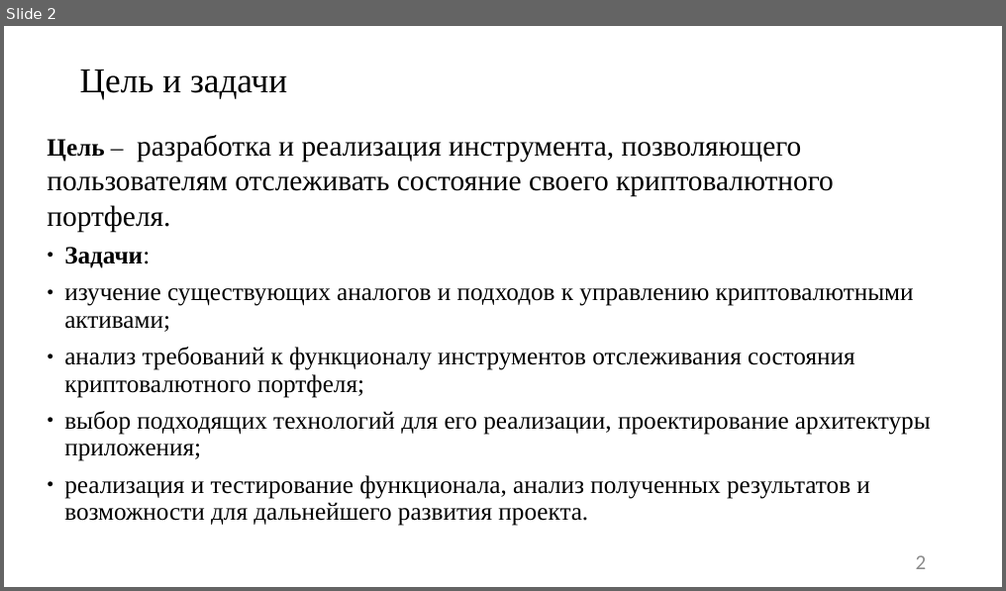
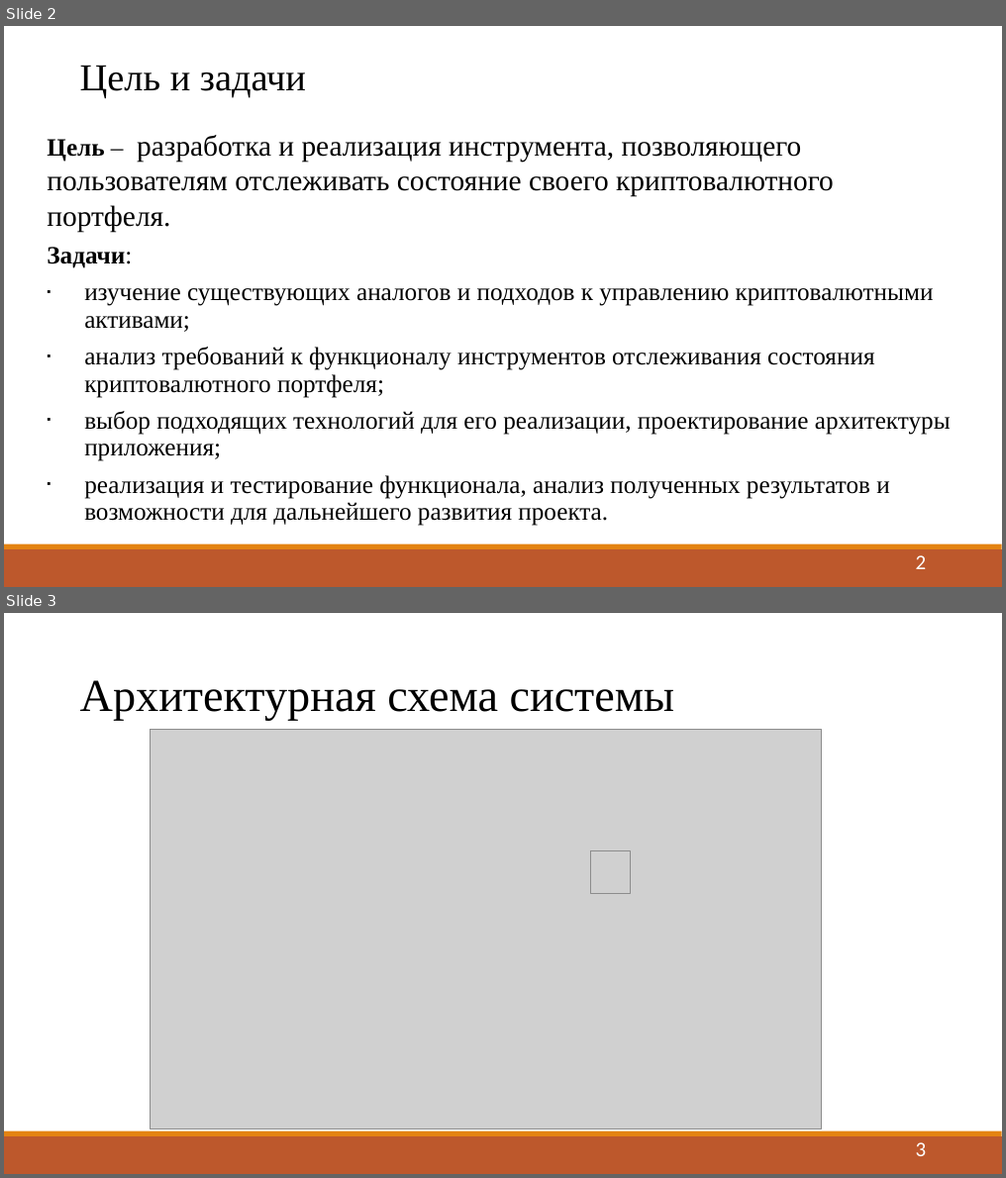
Before and after one commit to Toxich2012/kursovoi, a slide deck: presentvkr.pptx. Shown one above the other, each under a label of ours: slide 2 before the commit, slides 2 and 3 after it. The pictures are 1006x591 and 1006x1178 pixels, drawn with LibreOffice and Linux fonts; fonts in the diff are those of the drawing; grey boxes stand for pictures. Boxes give left, top, right and bottom in pixels: in the first picture for what was removed or moved away, otherwise in the second. Text is boxed around its words. In the diff, an @@ line names an element or a change of style, - is before the commit and + after.

```diff
--- a/presentvkr.pptx
+++ b/presentvkr.pptx
@@ slide 3 added at bbox=[4, 613, 1002, 1174], background #FFFFFF; not listed: 2 template elements that a slide beside it also shows @@
@@ text added at bbox=[80, 680, 675, 721], 44 pt, text #000000 @@
+Архитектурная схема системы
@@ picture added at bbox=[150, 729, 822, 1129] @@
@@ picture added at bbox=[591, 851, 630, 894] @@
@@ page number added at bbox=[916, 1143, 927, 1157], 20 pt, text #FFFFFF @@
+3
@@ slide 2 changed as well @@
@@ text "Цель и задачи" at bbox=[80, 66, 306, 99]: size 33.6 to 36.6 pt; line spacing 0.9 to 0.7 @@
@@ text at bbox=[47, 247, 950, 526]: bullet ● to none; bullet ● to ▪ @@
@@ rectangle added at bbox=[4, 550, 1002, 587], fill #BD582C @@
@@ rectangle added at bbox=[4, 545, 1002, 550], fill #E48312 @@
@@ page number at bbox=[916, 556, 927, 570]: text colour #8B8B8B to #FFFFFF @@
```
Also in this commit, not shown: 6 other slides changed, 3 slides removed, 1 other file.
